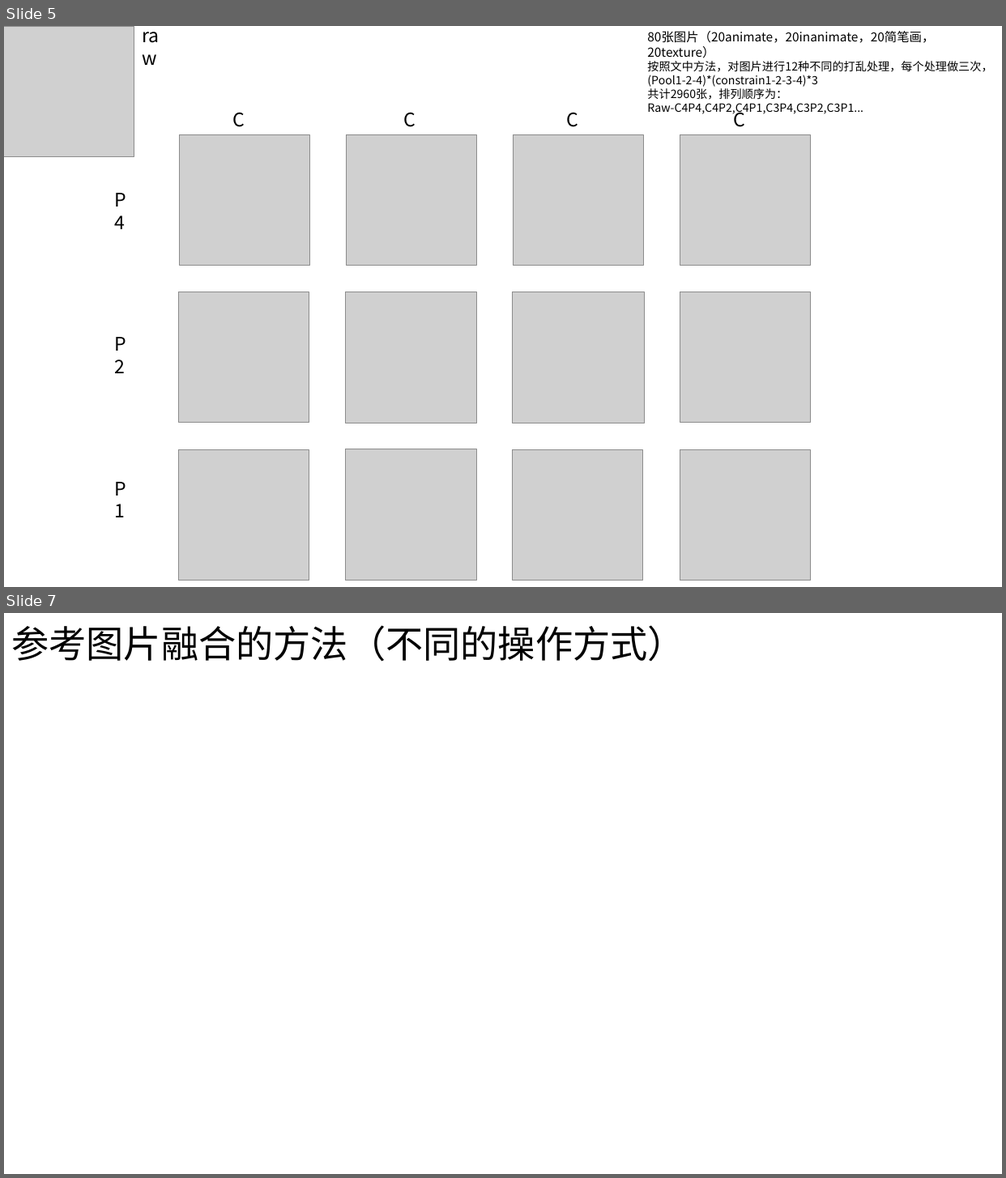
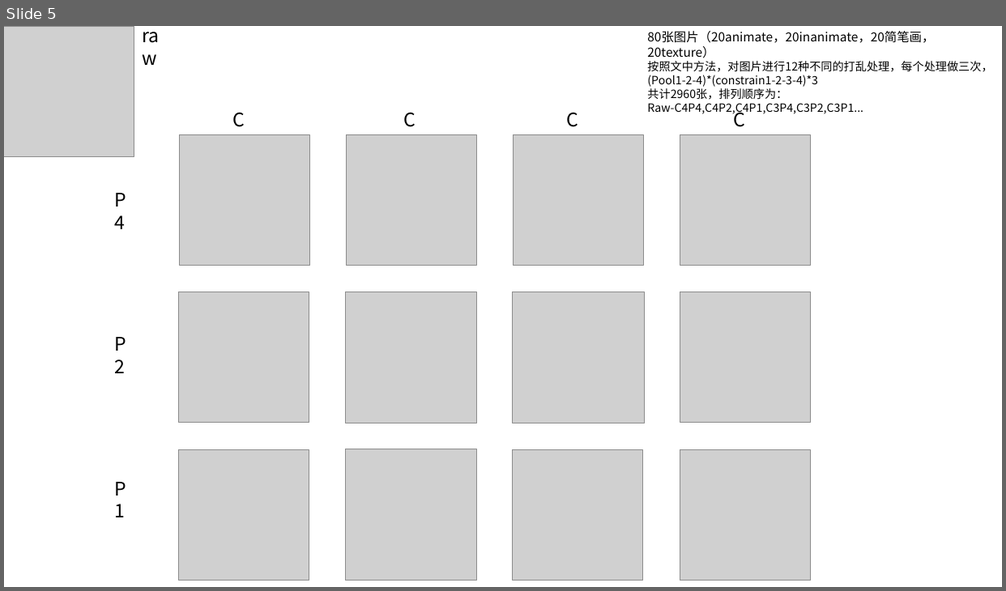
Before and after one commit to adolescent/ZR_Blab_Base, a slide deck: _Projects/250812_VGG19_Synthesizer/合成刺激集.pptx. Shown one above the other, each under a label of ours: slides 5 and 7 before the commit, slide 5 after it; the slides between them are not shown. The pictures are 1006x1178 and 1006x591 pixels, drawn with LibreOffice and Linux fonts; fonts in the diff are those of the drawing; grey boxes stand for pictures. Boxes give left, top, right and bottom in pixels: in the first picture for what was removed or moved away, otherwise in the second. Text is boxed around its words. In the diff, an @@ line names an element or a change of style, - is before the commit and + after.

```diff
--- a/_Projects/250812_VGG19_Synthesizer/合成刺激集.pptx
+++ b/_Projects/250812_VGG19_Synthesizer/合成刺激集.pptx
@@ slide 7 removed at (x1=4, y1=613, x2=1002, y2=1174), background #FFFFFF @@
@@ title removed at (x1=11, y1=625, x2=685, y2=662) @@
-参考图片融合的方法（不同的操作方式）
```
Also in this commit, not shown: 1 slide changed, 1 slide added, 1 other slide removed, 29 other files.
